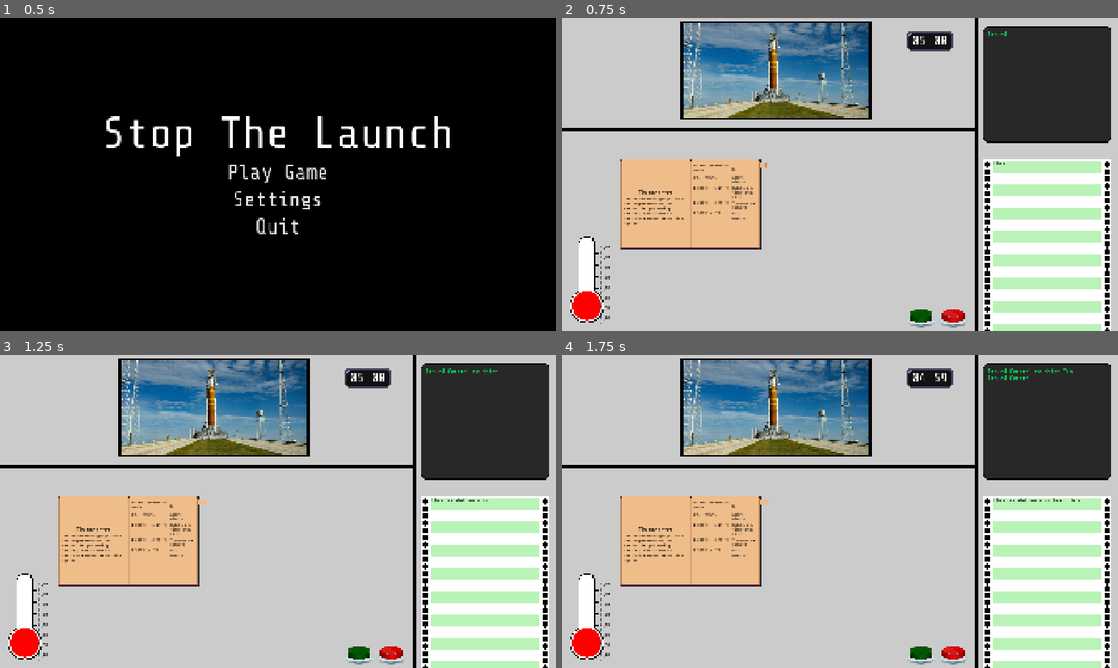
Above: before the commit, frames 1-4 (two rows, left to right).
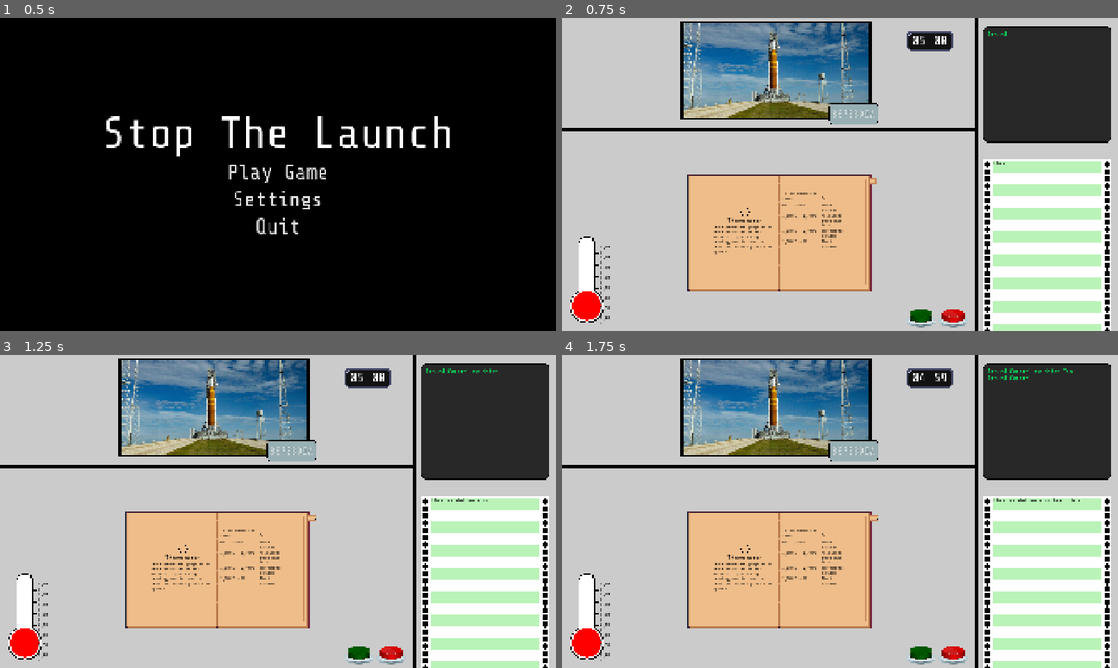
Above: after the commit, the same moments.

Repository: bukit3point0/gmtk2026
Game: Godot game, scene res://scenes/game_root.tscn
The game is run twice, just before and just after one commit, with the same random seed, the same clock (stepped at 60 frames per second) and the same inputs.
Inputs (mouse positions are in pixels of both pictures, inside the frame that each line leads up to; where the layout moved, square brackets give the same spot in the first picture):
- Up to frame 1 (0.5 s): no input
- Up to frame 2 (0.75 s): click "Play Game" at 0.5 s
- Up to frame 3 (1.25 s): no input
- Up to frame 4 (1.75 s): click (873, 517) [762, 502] at 1.25 s

Frame 1 is identical in both runs. In frame 2, 15% of the frame differs, in the area x 10-57%, y 27-88%; in frame 3, 15%; in frame 4, 15%.
Error after the commit: Attempt to call function 'get_node' in base 'null instance' on a null instance. (res://scripts/instruction_book.gd:100)

Commit message:
resize book

Diff:
--- a/scenes/background.tscn
+++ b/scenes/background.tscn
@@ -16,6 +16,7 @@
 [ext_resource type="Texture2D" uid="uid://bef1j7iyxvuyy" path="res://assets/mocks/red_button.png" id="13_r2thq"]
 [ext_resource type="Script" uid="uid://dcqkm34267kvf" path="res://scripts/player_lives.gd" id="15_ivgg2"]
 [ext_resource type="Texture2D" uid="uid://d3th7nm1kllde" path="res://assets/images/player_life.png" id="16_r4ipc"]
+[ext_resource type="Texture2D" uid="uid://dxu8ahg5x2ca2" path="res://assets/mocks/metal plate.png" id="17_r4ipc"]
 
 [node name="Background" type="Node2D" unique_id=2126150908]
 
@@ -187,5 +188,23 @@
 texture = ExtResource("16_r4ipc")
 centered = false
 
+[node name="Sprite2D" type="Sprite2D" parent="TextureRect" unique_id=931145954]
+position = Vector2(1007, 332)
+texture = ExtResource("17_r4ipc")
+
+[node name="RichTextLabel" type="RichTextLabel" parent="TextureRect/Sprite2D" unique_id=716756715]
+offset_left = -85.0
+offset_top = -37.0
+offset_right = 85.0
+offset_bottom = 37.0
+theme_override_colors/default_color = Color(0.8156863, 0.8627451, 0.8627451, 1)
+theme_override_colors/font_outline_color = Color(0.37254903, 0.4509804, 0.4627451, 1)
+theme_override_constants/outline_size = 3
+theme_override_font_sizes/normal_font_size = 34
+text = "8675309A"
+horizontal_alignment = 1
+vertical_alignment = 1
+metadata/_edit_use_anchors_ = true
+
 [connection signal="pressed" from="TextureRect/ChoiceButtons/HBoxContainer/ConfirmButton" to="TextureRect/ChoiceButtons" method="_on_confirm_button_pressed"]
 [connection signal="pressed" from="TextureRect/ChoiceButtons/HBoxContainer/RejectButton" to="TextureRect/ChoiceButtons" method="_on_reject_button_pressed"]
--- a/scenes/game.tscn
+++ b/scenes/game.tscn
@@ -437,7 +437,7 @@
 "times": PackedFloat32Array(0),
 "transitions": PackedFloat32Array(1),
 "update": 0,
-"values": [Vector2(253, -133)]
+"values": [Vector2(325, -176)]
 }
 
 [sub_resource type="Animation" id="Animation_0tnpc"]
@@ -453,7 +453,7 @@
 "times": PackedFloat32Array(0, 0.5),
 "transitions": PackedFloat32Array(1, 1),
 "update": 0,
-"values": [Vector2(265, -133), Vector2(253, -133)]
+"values": [Vector2(337, -176), Vector2(325, -176)]
 }
 
 [sub_resource type="Animation" id="Animation_vtaks"]
@@ -469,7 +469,7 @@
 "times": PackedFloat32Array(0, 0.5),
 "transitions": PackedFloat32Array(1, 1),
 "update": 0,
-"values": [Vector2(253, -133), Vector2(265, -133)]
+"values": [Vector2(325, -176), Vector2(337, -176)]
 }
 
 [sub_resource type="AnimationLibrary" id="AnimationLibrary_kvpfn"]
@@ -480,7 +480,7 @@
 }
 
 [sub_resource type="RectangleShape2D" id="RectangleShape2D_sn0t7"]
-size = Vector2(488, 312)
+size = Vector2(635, 406)
 
 [node name="Game" type="Node2D" unique_id=1055144618]
 script = ExtResource("1_p57ef")
@@ -583,15 +583,17 @@
 fit_content = true
 
 [node name="InstructionBook" type="CharacterBody2D" parent="Level1/Table" unique_id=762449066]
-position = Vector2(443, 642)
+position = Vector2(750, 739)
 input_pickable = true
 script = ExtResource("2_lnu2h")
-metadata/_edit_group_ = true
 
 [node name="BookAnimation" type="AnimatedSprite2D" parent="Level1/Table/InstructionBook" unique_id=1481968154]
 position = Vector2(-2, -7)
+scale = Vector2(1.3, 1.3)
 sprite_frames = SubResource("SpriteFrames_bhunq")
 animation = &"open_book"
+frame = 8
+frame_progress = 0.55724597
 
 [node name="Pages" type="Node2D" parent="Level1/Table/InstructionBook" unique_id=714027308]
 
@@ -743,355 +745,29 @@
 theme_override_font_sizes/normal_font_size = 14
 
 [node name="Tab1Animation" type="AnimatedSprite2D" parent="Level1/Table/InstructionBook/Pages/Thermometer" unique_id=96817533]
-position = Vector2(255, -133)
+position = Vector2(327, -176)
 sprite_frames = SubResource("SpriteFrames_riqys")
 animation = &"open_tab"
+frame = 6
+frame_progress = 1.0
 
 [node name="Button" type="Button" parent="Level1/Table/InstructionBook/Pages/Thermometer" unique_id=384459193]
-offset_left = 239.0
-offset_top = -143.0
-offset_right = 271.0
-offset_bottom = -123.0
+offset_left = 311.0
+offset_top = -186.0
+offset_right = 343.0
+offset_bottom = -166.0
 flat = true
-metadata/_edit_lock_ = true
 
 [node name="TabImage" type="Sprite2D" parent="Level1/Table/InstructionBook/Pages/Thermometer" unique_id=399437667]
-position = Vector2(253, -133)
+position = Vector2(325, -176)
 scale = Vector2(0.05, 0.05)
 texture = ExtResource("6_u5sy4")
 
 [node name="AnimationPlayer" type="AnimationPlayer" parent="Level1/Table/InstructionBook/Pages/Thermometer" unique_id=1458929969]
 libraries/ = SubResource("AnimationLibrary_kvpfn")
 
-[node name="Cody1" type="Node2D" parent="Level1/Table/InstructionBook/Pages" unique_id=138420742]
-visible = false
-metadata/_edit_lock_ = true
-
-[node name="PageTitle" type="RichTextLabel" parent="Level1/Table/InstructionBook/Pages/Cody1" unique_id=99320038]
-offset_left = -229.0
-offset_top = -51.0
-offset_right = -10.0
-offset_bottom = -28.0
-theme_override_colors/default_color = Color(0, 0, 0, 1)
-theme_override_font_sizes/normal_font_size = 20
-text = "Cody1"
-horizontal_alignment = 1
-
-[node name="LeftText" type="RichTextLabel" parent="Level1/Table/InstructionBook/Pages/Cody1" unique_id=1313603129]
-offset_left = -229.0
-offset_top = -26.0
-offset_right = -10.0
-offset_bottom = 138.0
-theme_override_colors/default_color = Color(0, 0, 0, 1)
-theme_override_font_sizes/normal_font_size = 14
-text = "The thermometer gauge holds the temperature of the hottest it got during testing, and is used to test the theraml protection system."
-
-[node name="BookImage" type="Sprite2D" parent="Level1/Table/InstructionBook/Pages/Cody1" unique_id=1542908340]
-position = Vector2(-133, -130)
-scale = Vector2(0.25, 0.25)
-texture = ExtResource("6_u5sy4")
-centered = false
-
-[node name="Instructions" type="VBoxContainer" parent="Level1/Table/InstructionBook/Pages/Cody1" unique_id=1071019482]
-offset_left = 11.0
-offset_top = -140.0
-offset_right = 229.0
-offset_bottom = 138.0
-metadata/_edit_use_anchors_ = true
-
-[node name="Headers" type="HBoxContainer" parent="Level1/Table/InstructionBook/Pages/Cody1/Instructions" unique_id=237423047]
-layout_mode = 2
-theme_override_constants/separation = 0
-
-[node name="RichTextLabel" type="RichTextLabel" parent="Level1/Table/InstructionBook/Pages/Cody1/Instructions/Headers" unique_id=1719284830]
-custom_minimum_size = Vector2(135, 0)
-layout_mode = 2
-theme_override_colors/default_color = Color(0, 0, 0, 1)
-theme_override_font_sizes/normal_font_size = 13
-text = "If the thermostat reads..."
-fit_content = true
-
-[node name="RichTextLabel2" type="RichTextLabel" parent="Level1/Table/InstructionBook/Pages/Cody1/Instructions/Headers" unique_id=1472008314]
-custom_minimum_size = Vector2(83, 0)
-layout_mode = 2
-theme_override_colors/default_color = Color(0, 0, 0, 1)
-theme_override_font_sizes/normal_font_size = 13
-text = "Do..."
-fit_content = true
-vertical_alignment = 2
-
-[node name="Instruction1" type="HBoxContainer" parent="Level1/Table/InstructionBook/Pages/Cody1/Instructions" unique_id=923712006]
-layout_mode = 2
-theme_override_constants/separation = 0
-
-[node name="RichTextLabel" type="RichTextLabel" parent="Level1/Table/InstructionBook/Pages/Cody1/Instructions/Instruction1" unique_id=1331928031]
-custom_minimum_size = Vector2(135, 0)
-layout_mode = 2
-theme_override_colors/default_color = Color(0, 0, 0, 1)
-theme_override_font_sizes/normal_font_size = 13
-text = "0°C - 999°C"
-fit_content = true
-
-[node name="RichTextLabel2" type="RichTextLabel" parent="Level1/Table/InstructionBook/Pages/Cody1/Instructions/Instruction1" unique_id=920645328]
-custom_minimum_size = Vector2(83, 0)
-layout_mode = 2
-theme_override_colors/default_color = Color(0, 0, 0, 1)
-theme_override_font_sizes/normal_font_size = 13
-text = "Abort mission"
-fit_content = true
-
-[node name="Instruction2" type="HBoxContainer" parent="Level1/Table/InstructionBook/Pages/Cody1/Instructions" unique_id=826755209]
-layout_mode = 2
-theme_override_constants/separation = 0
-
-[node name="RichTextLabel" type="RichTextLabel" parent="Level1/Table/InstructionBook/Pages/Cody1/Instructions/Instruction2" unique_id=1547382210]
-custom_minimum_size = Vector2(135, 0)
-layout_mode = 2
-theme_override_colors/default_color = Color(0, 0, 0, 1)
-theme_override_font_sizes/normal_font_size = 13
-text = "1,000°C - 1,249°C"
-fit_content = true
-
-[node name="RichTextLabel2" type="RichTextLabel" parent="Level1/Table/InstructionBook/Pages/Cody1/Instructions/Instruction2" unique_id=460126436]
-custom_minimum_size = Vector2(83, 0)
-layout_mode = 2
-theme_override_colors/default_color = Color(0, 0, 0, 1)
-theme_override_font_sizes/normal_font_size = 13
-text = "Hold until timer ends in 3"
-fit_content = true
-
-[node name="Instruction3" type="HBoxContainer" parent="Level1/Table/InstructionBook/Pages/Cody1/Instructions" unique_id=1100480206]
-layout_mode = 2
-theme_override_constants/separation = 0
-
-[node name="RichTextLabel" type="RichTextLabel" parent="Level1/Table/InstructionBook/Pages/Cody1/Instructions/Instruction3" unique_id=1073155218]
-custom_minimum_size = Vector2(135, 0)
-layout_mode = 2
-theme_override_colors/default_color = Color(0, 0, 0, 1)
-theme_override_font_sizes/normal_font_size = 13
-text = "1,250°C - 2,499°C"
-fit_content = true
-
-[node name="RichTextLabel2" type="RichTextLabel" parent="Level1/Table/InstructionBook/Pages/Cody1/Instructions/Instruction3" unique_id=1268679265]
-custom_minimum_size = Vector2(83, 0)
-layout_mode = 2
-theme_override_colors/default_color = Color(0, 0, 0, 1)
-theme_override_font_sizes/normal_font_size = 13
-text = "Thermometer cleared"
-fit_content = true
-
-[node name="Instruction4" type="HBoxContainer" parent="Level1/Table/InstructionBook/Pages/Cody1/Instructions" unique_id=1713231875]
-layout_mode = 2
-theme_override_constants/separation = 0
-
-[node name="RichTextLabel" type="RichTextLabel" parent="Level1/Table/InstructionBook/Pages/Cody1/Instructions/Instruction4" unique_id=647703026]
-custom_minimum_size = Vector2(135, 0)
-layout_mode = 2
-theme_override_colors/default_color = Color(0, 0, 0, 1)
-theme_override_font_sizes/normal_font_size = 13
-text = "2,500°C - ???"
-fit_content = true
-
-[node name="RichTextLabel2" type="RichTextLabel" parent="Level1/Table/InstructionBook/Pages/Cody1/Instructions/Instruction4" unique_id=797993928]
-custom_minimum_size = Vector2(83, 0)
-layout_mode = 2
-theme_override_colors/default_color = Color(0, 0, 0, 1)
-theme_override_font_sizes/normal_font_size = 13
-text = "Abort mission"
-fit_content = true
-
-[node name="RichTextLabel" type="RichTextLabel" parent="Level1/Table/InstructionBook/Pages/Cody1/Instructions" unique_id=1410291589]
-layout_mode = 2
-size_flags_vertical = 3
-theme_override_colors/default_color = Color(0, 0, 0, 1)
-theme_override_font_sizes/normal_font_size = 14
-
-[node name="Tab2Animation" type="AnimatedSprite2D" parent="Level1/Table/InstructionBook/Pages/Cody1" unique_id=1192924990]
-position = Vector2(255, -103)
-sprite_frames = SubResource("SpriteFrames_riqys")
-animation = &"open_tab"
-
-[node name="Button" type="Button" parent="Level1/Table/InstructionBook/Pages/Cody1" unique_id=726560034]
-offset_left = 239.0
-offset_top = -113.0
-offset_right = 271.0
-offset_bottom = -93.0
-flat = true
-metadata/_edit_lock_ = true
-
-[node name="TabImage" type="Sprite2D" parent="Level1/Table/InstructionBook/Pages/Cody1" unique_id=815371111]
-position = Vector2(253, -133)
-scale = Vector2(0.05, 0.05)
-texture = ExtResource("6_u5sy4")
-
-[node name="AnimationPlayer" type="AnimationPlayer" parent="Level1/Table/InstructionBook/Pages/Cody1" unique_id=1838001381]
-libraries/ = SubResource("AnimationLibrary_kvpfn")
-
-[node name="Cody2" type="Node2D" parent="Level1/Table/InstructionBook/Pages" unique_id=592914226]
-visible = false
-metadata/_edit_lock_ = true
-
-[node name="PageTitle" type="RichTextLabel" parent="Level1/Table/InstructionBook/Pages/Cody2" unique_id=791229377]
-offset_left = -229.0
-offset_top = -51.0
-offset_right = -10.0
-offset_bottom = -28.0
-theme_override_colors/default_color = Color(0, 0, 0, 1)
-theme_override_font_sizes/normal_font_size = 20
-text = "Cody2"
-horizontal_alignment = 1
-
-[node name="LeftText" type="RichTextLabel" parent="Level1/Table/InstructionBook/Pages/Cody2" unique_id=1691945324]
-offset_left = -229.0
-offset_top = -26.0
-offset_right = -10.0
-offset_bottom = 138.0
-theme_override_colors/default_color = Color(0, 0, 0, 1)
-theme_override_font_sizes/normal_font_size = 14
-text = "The thermometer gauge holds the temperature of the hottest it got during testing, and is used to test the theraml protection system."
-
-[node name="BookImage" type="Sprite2D" parent="Level1/Table/InstructionBook/Pages/Cody2" unique_id=1211351157]
-position = Vector2(-133, -130)
-scale = Vector2(0.25, 0.25)
-texture = ExtResource("6_u5sy4")
-centered = false
-
-[node name="Instructions" type="VBoxContainer" parent="Level1/Table/InstructionBook/Pages/Cody2" unique_id=217628378]
-offset_left = 11.0
-offset_top = -140.0
-offset_right = 229.0
-offset_bottom = 138.0
-metadata/_edit_use_anchors_ = true
-
-[node name="Headers" type="HBoxContainer" parent="Level1/Table/InstructionBook/Pages/Cody2/Instructions" unique_id=225560622]
-layout_mode = 2
-theme_override_constants/separation = 0
-
-[node name="RichTextLabel" type="RichTextLabel" parent="Level1/Table/InstructionBook/Pages/Cody2/Instructions/Headers" unique_id=482162913]
-custom_minimum_size = Vector2(135, 0)
-layout_mode = 2
-theme_override_colors/default_color = Color(0, 0, 0, 1)
-theme_override_font_sizes/normal_font_size = 13
-text = "If the thermostat reads..."
-fit_content = true
-
-[node name="RichTextLabel2" type="RichTextLabel" parent="Level1/Table/InstructionBook/Pages/Cody2/Instructions/Headers" unique_id=472702807]
-custom_minimum_size = Vector2(83, 0)
-layout_mode = 2
-theme_override_colors/default_color = Color(0, 0, 0, 1)
-theme_override_font_sizes/normal_font_size = 13
-text = "Do..."
-fit_content = true
-vertical_alignment = 2
-
-[node name="Instruction1" type="HBoxContainer" parent="Level1/Table/InstructionBook/Pages/Cody2/Instructions" unique_id=771172252]
-layout_mode = 2
-theme_override_constants/separation = 0
-
-[node name="RichTextLabel" type="RichTextLabel" parent="Level1/Table/InstructionBook/Pages/Cody2/Instructions/Instruction1" unique_id=1234130645]
-custom_minimum_size = Vector2(135, 0)
-layout_mode = 2
-theme_override_colors/default_color = Color(0, 0, 0, 1)
-theme_override_font_sizes/normal_font_size = 13
-text = "0°C - 999°C"
-fit_content = true
-
-[node name="RichTextLabel2" type="RichTextLabel" parent="Level1/Table/InstructionBook/Pages/Cody2/Instructions/Instruction1" unique_id=350363869]
-custom_minimum_size = Vector2(83, 0)
-layout_mode = 2
-theme_override_colors/default_color = Color(0, 0, 0, 1)
-theme_override_font_sizes/normal_font_size = 13
-text = "Abort mission"
-fit_content = true
-
-[node name="Instruction2" type="HBoxContainer" parent="Level1/Table/InstructionBook/Pages/Cody2/Instructions" unique_id=220851551]
-layout_mode = 2
-theme_override_constants/separation = 0
-
-[node name="RichTextLabel" type="RichTextLabel" parent="Level1/Table/InstructionBook/Pages/Cody2/Instructions/Instruction2" unique_id=611114018]
-custom_minimum_size = Vector2(135, 0)
-layout_mode = 2
-theme_override_colors/default_color = Color(0, 0, 0, 1)
-theme_override_font_sizes/normal_font_size = 13
-text = "1,000°C - 1,249°C"
-fit_content = true
-
-[node name="RichTextLabel2" type="RichTextLabel" parent="Level1/Table/InstructionBook/Pages/Cody2/Instructions/Instruction2" unique_id=1999760512]
-custom_minimum_size = Vector2(83, 0)
-layout_mode = 2
-theme_override_colors/default_color = Color(0, 0, 0, 1)
-theme_override_font_sizes/normal_font_size = 13
-text = "Hold until timer ends in 3"
-fit_content = true
-
-[node name="Instruction3" type="HBoxContainer" parent="Level1/Table/InstructionBook/Pages/Cody2/Instructions" unique_id=1855562580]
-layout_mode = 2
-theme_override_constants/separation = 0
-
-[node name="RichTextLabel" type="RichTextLabel" parent="Level1/Table/InstructionBook/Pages/Cody2/Instructions/Instruction3" unique_id=1018780572]
-custom_minimum_size = Vector2(135, 0)
-layout_mode = 2
-theme_override_colors/default_color = Color(0, 0, 0, 1)
-theme_override_font_sizes/normal_font_size = 13
-text = "1,250°C - 2,499°C"
-fit_content = true
-
-[node name="RichTextLabel2" type="RichTextLabel" parent="Level1/Table/InstructionBook/Pages/Cody2/Instructions/Instruction3" unique_id=1616627579]
-custom_minimum_size = Vector2(83, 0)
-layout_mode = 2
-theme_override_colors/default_color = Color(0, 0, 0, 1)
-theme_override_font_sizes/normal_font_size = 13
-text = "Thermometer cleared"
-fit_content = true
-
-[node name="Instruction4" type="HBoxContainer" parent="Level1/Table/InstructionBook/Pages/Cody2/Instructions" unique_id=2098840590]
-layout_mode = 2
-theme_override_constants/separation = 0
-
-[node name="RichTextLabel" type="RichTextLabel" parent="Level1/Table/InstructionBook/Pages/Cody2/Instructions/Instruction4" unique_id=1997402328]
-custom_minimum_size = Vector2(135, 0)
-layout_mode = 2
-theme_override_colors/default_color = Color(0, 0, 0, 1)
-theme_override_font_sizes/normal_font_size = 13
-text = "2,500°C - ???"
-fit_content = true
-
-[node name="RichTextLabel2" type="RichTextLabel" parent="Level1/Table/InstructionBook/Pages/Cody2/Instructions/Instruction4" unique_id=1368936844]
-custom_minimum_size = Vector2(83, 0)
-layout_mode = 2
-theme_override_colors/default_color = Color(0, 0, 0, 1)
-theme_override_font_sizes/normal_font_size = 13
-text = "Abort mission"
-fit_content = true
-
-[node name="RichTextLabel" type="RichTextLabel" parent="Level1/Table/InstructionBook/Pages/Cody2/Instructions" unique_id=1008755326]
-layout_mode = 2
-size_flags_vertical = 3
-theme_override_colors/default_color = Color(0, 0, 0, 1)
-theme_override_font_sizes/normal_font_size = 14
-
-[node name="Tab3Animation" type="AnimatedSprite2D" parent="Level1/Table/InstructionBook/Pages/Cody2" unique_id=617707095]
-position = Vector2(255, -73)
-sprite_frames = SubResource("SpriteFrames_riqys")
-animation = &"open_tab"
-
-[node name="Button" type="Button" parent="Level1/Table/InstructionBook/Pages/Cody2" unique_id=1023795922]
-offset_left = 239.0
-offset_top = -83.0
-offset_right = 271.0
-offset_bottom = -63.0
-flat = true
-metadata/_edit_lock_ = true
-
-[node name="TabImage" type="Sprite2D" parent="Level1/Table/InstructionBook/Pages/Cody2" unique_id=1079256611]
-position = Vector2(253, -133)
-scale = Vector2(0.05, 0.05)
-texture = ExtResource("6_u5sy4")
-
-[node name="AnimationPlayer" type="AnimationPlayer" parent="Level1/Table/InstructionBook/Pages/Cody2" unique_id=887556302]
-libraries/ = SubResource("AnimationLibrary_kvpfn")
-
 [node name="CollisionShape2D" type="CollisionShape2D" parent="Level1/Table/InstructionBook" unique_id=1014973014]
+position = Vector2(0.5, 3)
 shape = SubResource("RectangleShape2D_sn0t7")
 metadata/_edit_lock_ = true
 
@@ -1100,5 +776,3 @@
 [connection signal="input_event" from="Level1/Table/Thermometer" to="Level1/Table/Thermometer" method="_on_thermometer_input_event"]
 [connection signal="input_event" from="Level1/Table/InstructionBook" to="Level1/Table/InstructionBook" method="_on_instruction_book_input_event"]
 [connection signal="pressed" from="Level1/Table/InstructionBook/Pages/Thermometer/Button" to="Level1/Table/InstructionBook" method="_on_tab_1_button_pressed"]
-[connection signal="pressed" from="Level1/Table/InstructionBook/Pages/Cody1/Button" to="Level1/Table/InstructionBook" method="_on_tab_2_button_pressed"]
-[connection signal="pressed" from="Level1/Table/InstructionBook/Pages/Cody2/Button" to="Level1/Table/InstructionBook" method="_on_tab_3_button_pressed"]
Binary file added: assets/mocks/metal plate.png
Not shown, added: assets/mocks/metal plate.png.import
